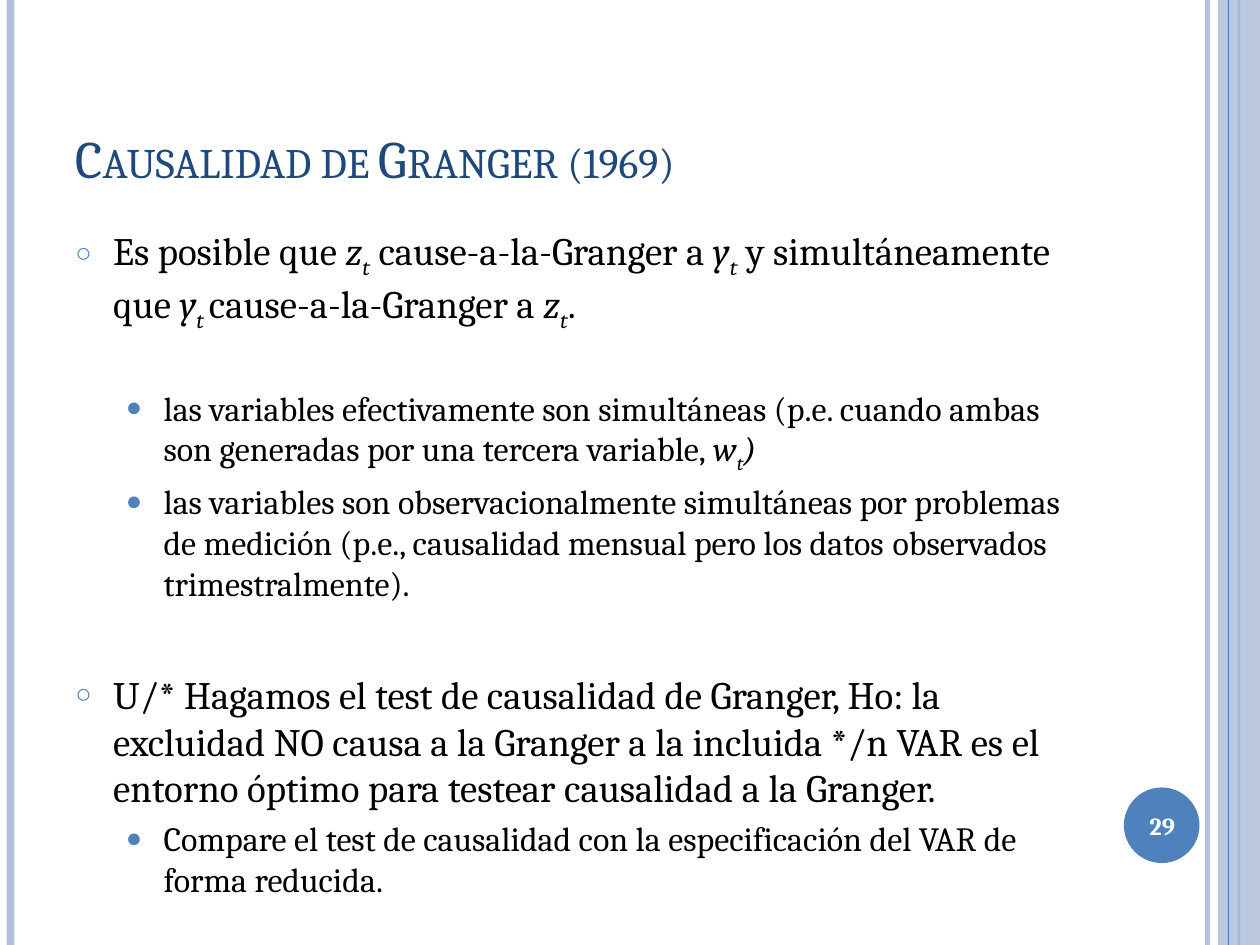
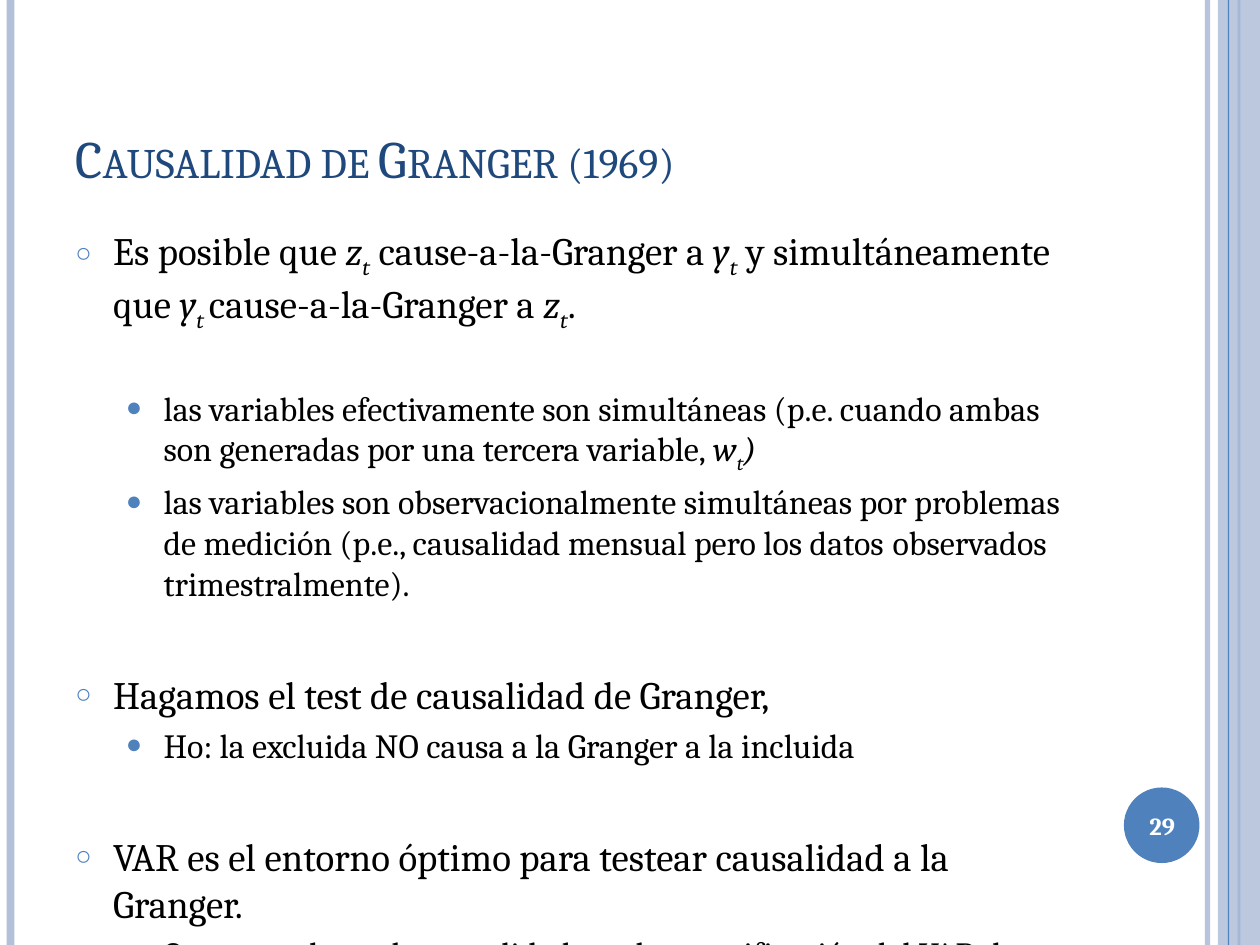
Before and after one commit to ricardomayerb/curso_var_cepal, a slide deck: slide 29 of Curso de Econometría de Series de Tiempo.pptx. Drawn at 1260x945 pixels with LibreOffice and Linux fonts; fonts in the diff are those of the drawing. Boxes give left, top, right and bottom in pixels: in the first picture for what was removed or moved away, otherwise in the second. Text is boxed around its words. In the diff, an @@ line names an element or a change of style, - is before the commit and + after.

```diff
--- a/Curso de Econometría de Series de Tiempo.pptx
+++ b/Curso de Econometría de Series de Tiempo.pptx
@@ text at [113,682,949,879]: text changed @@
-○ U/* Hagamos el test de causalidad de Granger, Ho: la excluidad NO causa a la Granger a la incluida */n VAR es el entorno óptimo para testear causalidad a la Granger.
+○ Hagamos el test de causalidad de Granger,
+  ● Ho: la excluida NO causa a la Granger a la incluida
+○ VAR es el entorno óptimo para testear causalidad a la Granger.
```
Also in this commit, not shown: 25 slides added, 7 other files.
